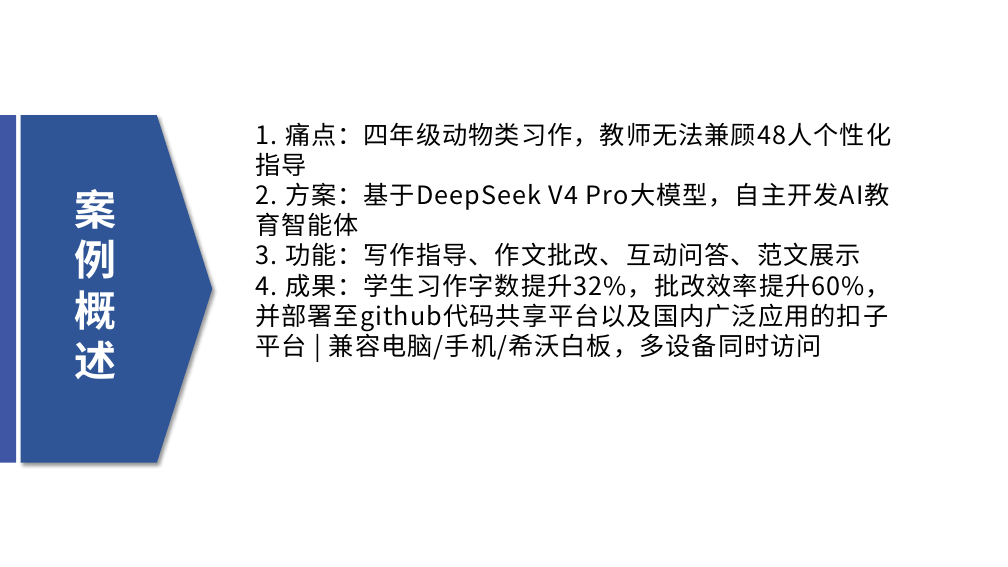
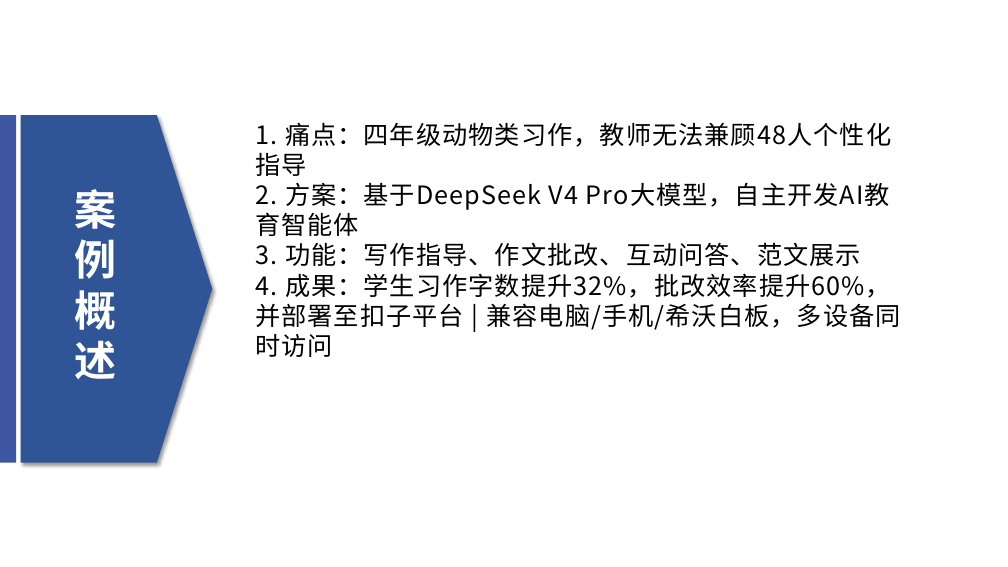
Before and after one commit to 707978439-cpu/animal-writing-assistant, a slide deck: slide 2 of 演示视频PPT.pptx. Drawn at 1008x567 pixels with LibreOffice and Linux fonts; fonts in the diff are those of the drawing; background and template pictures are left out. Boxes give left, top, right and bottom in pixels: in the first picture for what was removed or moved away, otherwise in the second. Text is boxed around its words. In the diff, an @@ line names an element or a change of style, - is before the commit and + after.

Commit message:
PPT: text-only update, multi-device info, no images

```diff
--- a/演示视频PPT.pptx
+++ b/演示视频PPT.pptx
@@ text at [255, 122, 900, 357]: text changed @@
-1. 痛点：四年级动物类习作，教师无法兼顾48人个性化指导
-2. 方案：基于DeepSeek V4 Pro大模型，自主开发AI教育智能体
-3. 功能：写作指导、作文批改、互动问答、范文展示
-4. 成果：学生习作字数提升32%，批改效率提升60%，并部署至github代码共享平台以及国内广泛应用的扣子平台 | 兼容电脑/手机/希沃白板，多设备同时访问
+1. 痛点：四年级动物类习作，教师无法兼顾48人个性化指导
+2. 方案：基于DeepSeek V4 Pro大模型，自主开发AI教育智能体
+3. 功能：写作指导、作文批改、互动问答、范文展示
+4. 成果：学生习作字数提升32%，批改效率提升60%，并部署至扣子平台 | 兼容电脑/手机/希沃白板，多设备同时访问
```
Also in this commit, not shown: 1 other slide changed, 4 other files.
